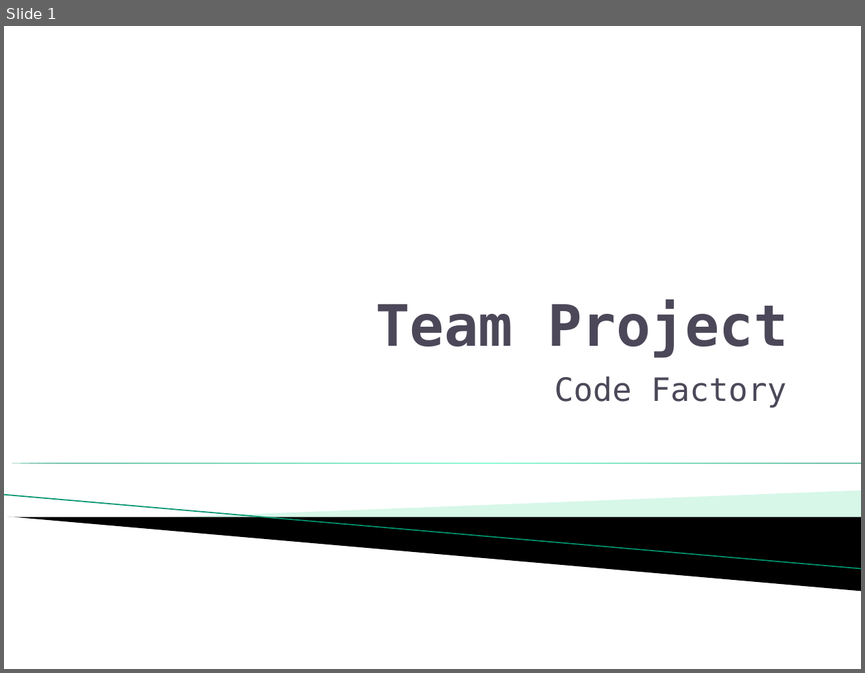
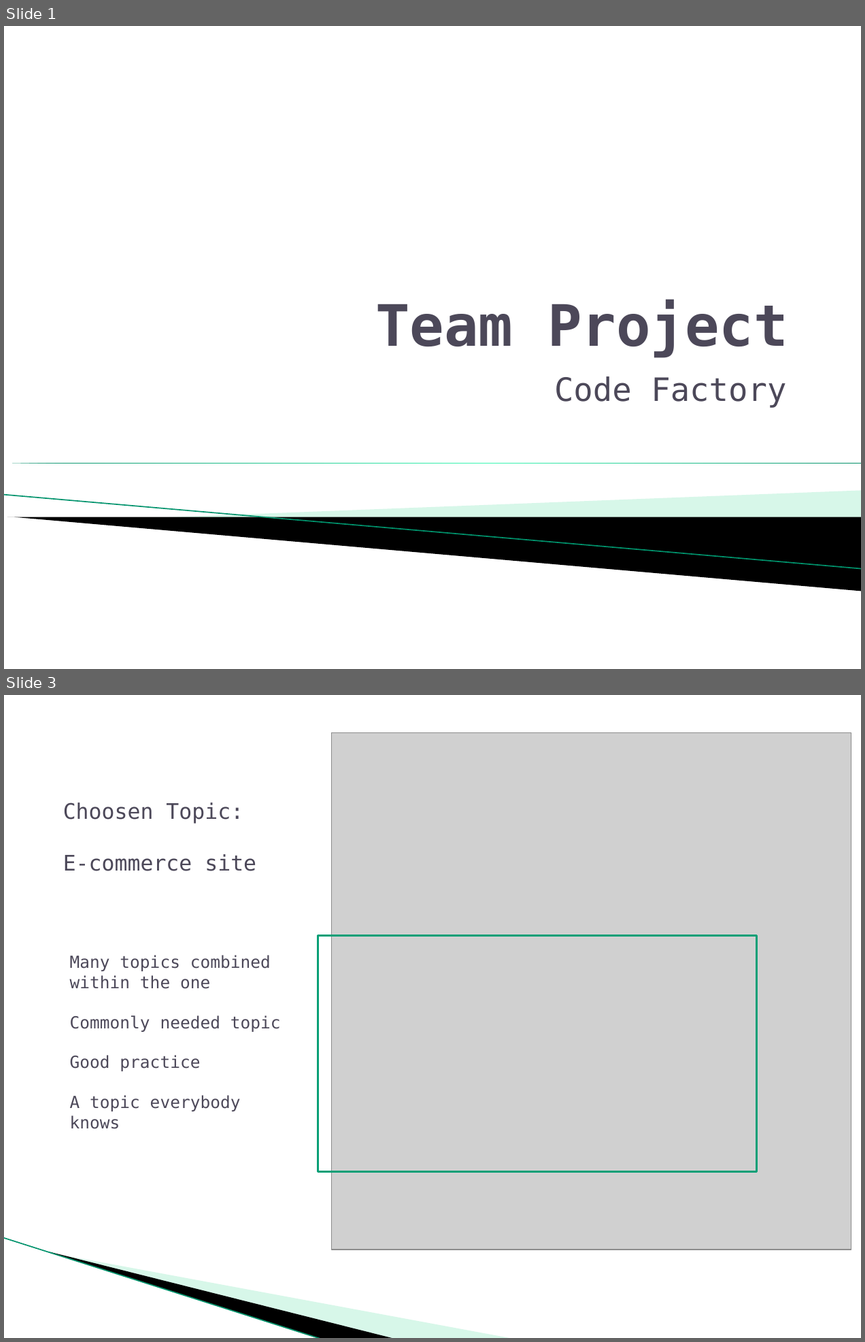
Before and after one commit to RichardAlmer/FullStack-Project, a slide deck: Presentation/Team Project.pptx. Shown one above the other, each under a label of ours: slide 1 before the commit, slides 1 and 3 after it; the slides between them are not shown. The pictures are 865x673 and 865x1342 pixels, drawn with LibreOffice and Linux fonts; fonts in the diff are those of the drawing; grey boxes stand for pictures; background and template pictures are left out. Boxes give left, top, right and bottom in pixels: in the first picture for what was removed or moved away, otherwise in the second. Text is boxed around its words. In the diff, an @@ line names an element or a change of style, - is before the commit and + after.

Commit message:
added text

```diff
--- a/Presentation/Team Project.pptx
+++ b/Presentation/Team Project.pptx
@@ slide 3 added at (x1=4, y1=695, x2=861, y2=1338), background #FFFFFF @@
@@ picture added at (x1=331, y1=732, x2=851, y2=1249) @@
@@ text added at (x1=63, y1=802, x2=256, y2=871), 18 pt, text #4C4859 @@
+Choosen Topic:
+E-commerce site
@@ rectangle added at (x1=317, y1=936, x2=756, y2=1172), outline #049F76 1.5 pt @@
@@ text added at (x1=70, y1=955, x2=281, y2=1129), 14 pt, text #4C4859 @@
+Many topics combined within the one
+Commonly needed topic
+Good practice
+A topic everybody knows
@@ line added from (4, 1238) to (322, 1338), #93E8C4 0.95 pt @@
@@ freeform shape added at (x1=50, y1=1251, x2=396, y2=1338), fill #000000 @@
@@ freeform shape added at (x1=51, y1=1252, x2=514, y2=1338), fill #9CEBC9 at 40% opacity @@
```
Also in this commit, not shown: 2 slides changed, 9 other slides added, 7 slides removed.
